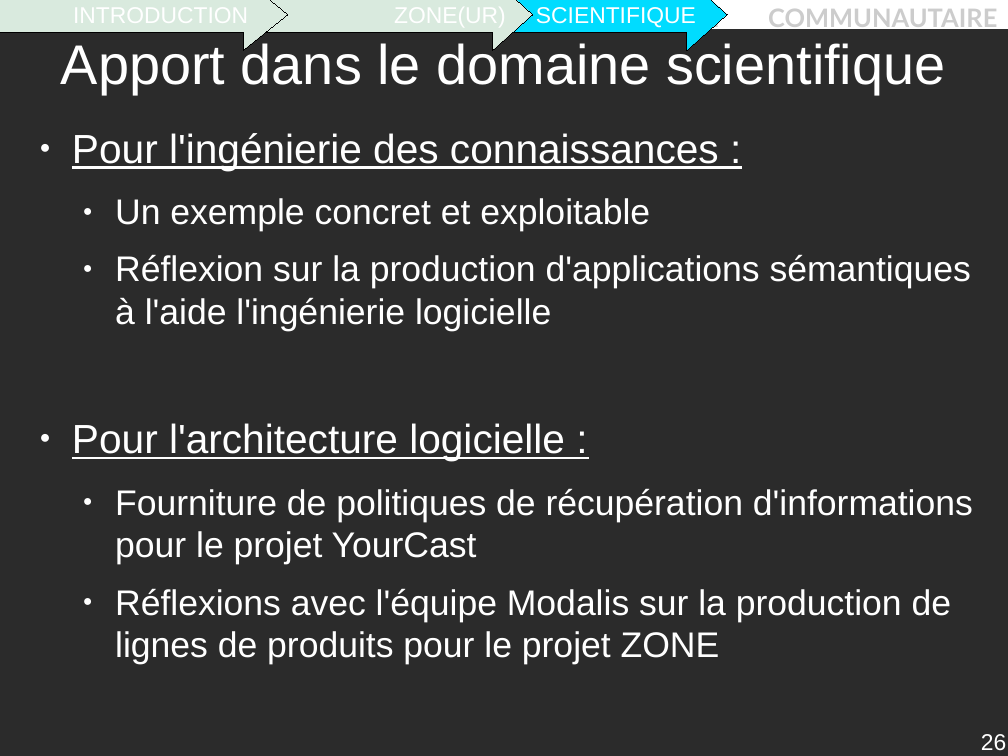
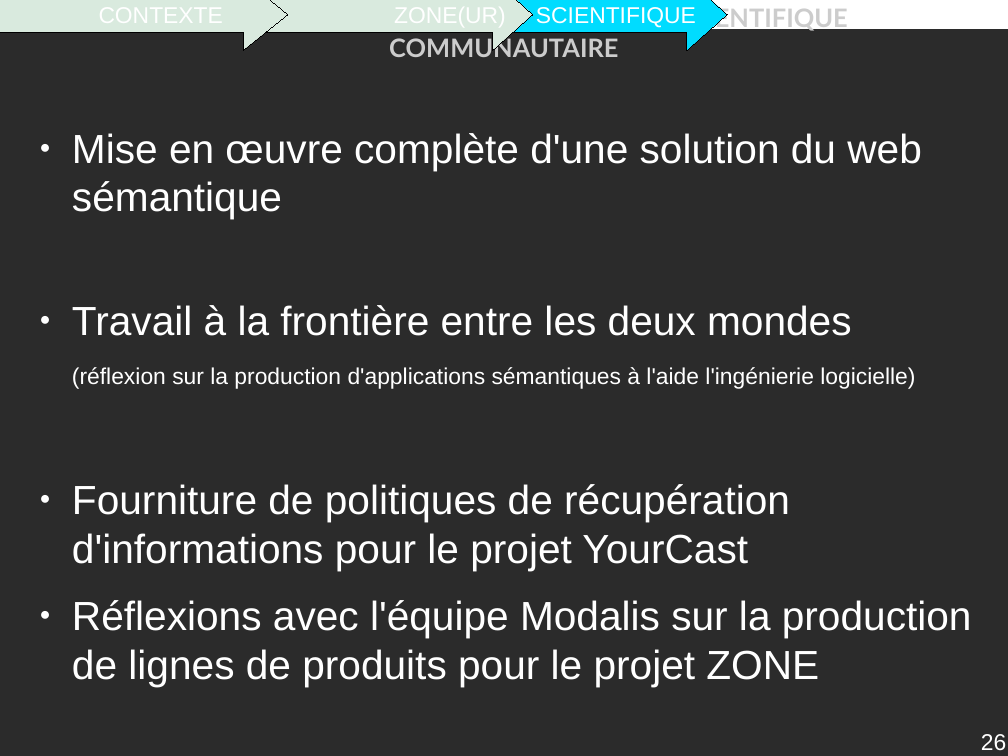
Before and after one commit to descl/ZONE, a slide deck: slide 26 of Rapport/presentation.odp. Drawn at 1008x756 pixels with LibreOffice and Linux fonts; fonts in the diff are those of the drawing; background and template pictures are left out; a plain dark background stands for a picture behind light text. Boxes give left, top, right and bottom in pixels: in the first picture for what was removed or moved away, otherwise in the second. Text is boxed around its words. In the diff, an @@ line names an element or a change of style, - is before the commit and + after.

Commit message:
the working version of slides!

```diff
--- a/Rapport/presentation.odp
+++ b/Rapport/presentation.odp
@@ text in right arrow at [116, 2, 249, 33]: text changed @@
-INTRODUCTION
+CONTEXTE
@@ text at [389, 5, 848, 57]: text changed @@
-INTRODUCTION ZONE(UR) SCIENTIFIQUE COMMUNAUTAIRE
+CONTEXTE ZONE(UR) SCIENTIFIQUE COMMUNAUTAIRE
@@ title removed at [61, 40, 945, 94] @@
-Apport dans le domaine scientifique
@@ text at [72, 133, 922, 389]: text changed; size 28 to 32 pt @@
-● Pour l'ingénierie des connaissances :
-  ● Un exemple concret et exploitable
-  ● Réflexion sur la production d'applications sémantiques à l'aide l'ingénierie logicielle
-● Pour l'architecture logicielle :
+● Mise en œuvre complète d'une solution du web sémantique
+● Travail à la frontière entre les deux mondes
+(réflexion sur la production d'applications sémantiques à l'aide l'ingénierie logicielle)
@@ text at [72, 484, 972, 686]: size 28 to 32 pt in "Fourniture de politiques de récupération d'informations pour ...", "Réflexions avec l'équipe Modalis sur la production ..."; list level 2 to 1 in "Fourniture de politiques de récupération ..."; list level 2 to 1 in "Réflexions avec l'équipe Modalis sur ..." @@
```
Also in this commit, not shown: 30 other slides changed, 6 slides added, 5 slides removed.
